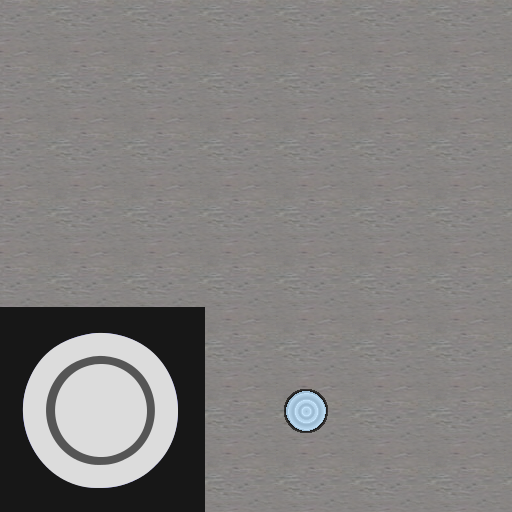
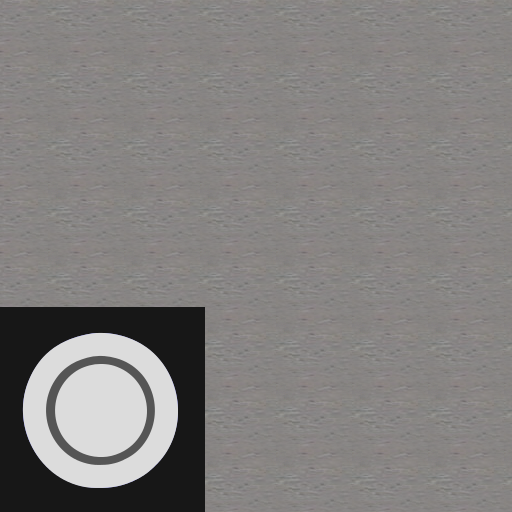
Layers edited between the first and the second (512, 512) image:
painted on "texture #1" over 284, 390, 328, 432
painted on "texture" over 284, 389, 328, 433
showed "norm" over 284, 389, 328, 433
